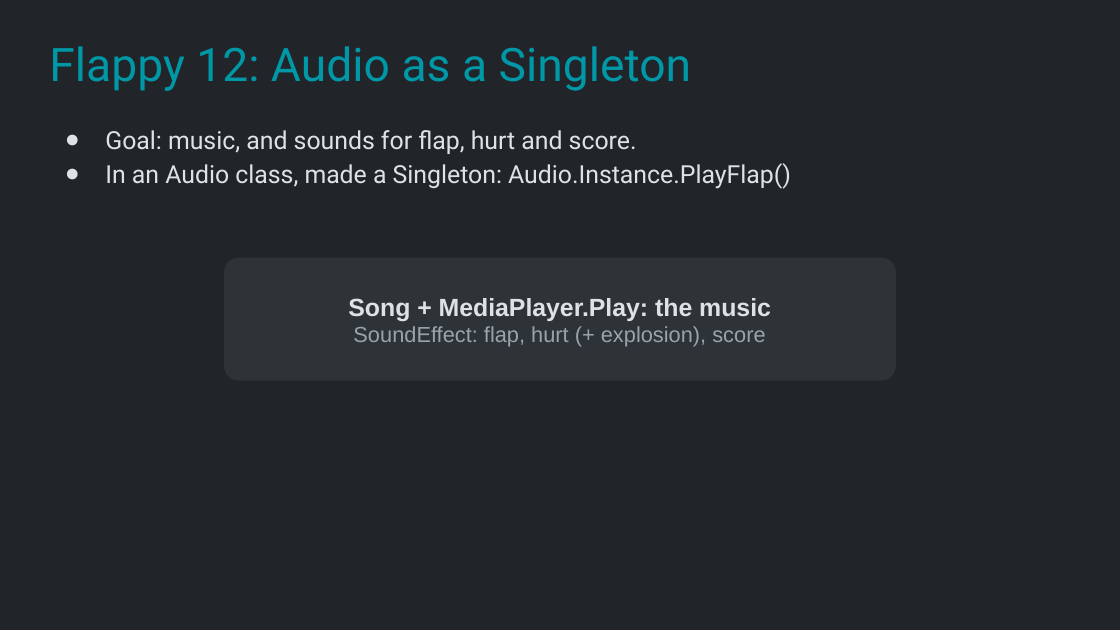
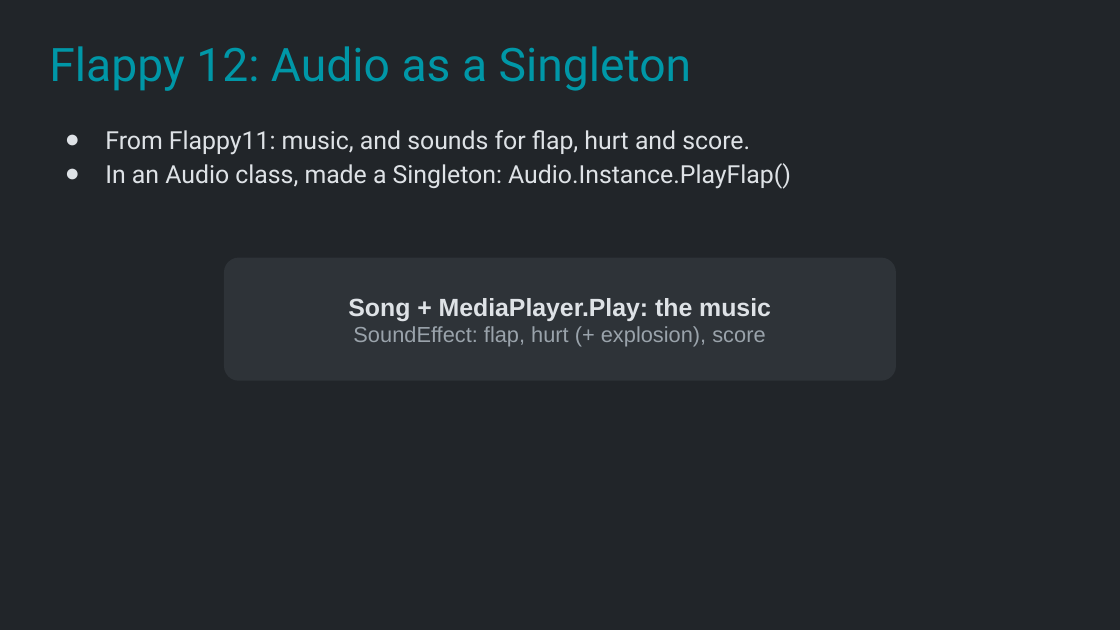
Before and after one commit to Metamate/gar, a slide deck: slide 36 of slides/02 Flappy Bird.pptx. Drawn at 1120x630 pixels with LibreOffice and Linux fonts; fonts in the diff are those of the drawing. Boxes give left, top, right and bottom in pixels: in the first picture for what was removed or moved away, otherwise in the second. Text is boxed around its words. In the diff, an @@ line names an element or a change of style, - is before the commit and + after.

```diff
--- a/slides/02 Flappy Bird.pptx
+++ b/slides/02 Flappy Bird.pptx
@@ text at (105, 130, 750, 155): text changed @@
-● Goal: music, and sounds for flap, hurt and score.
+● From Flappy11: music, and sounds for flap, hurt and score.
```
Also in this commit, not shown: 5 other slides changed, 3 slides added, 3 slides removed, 25 other files.
